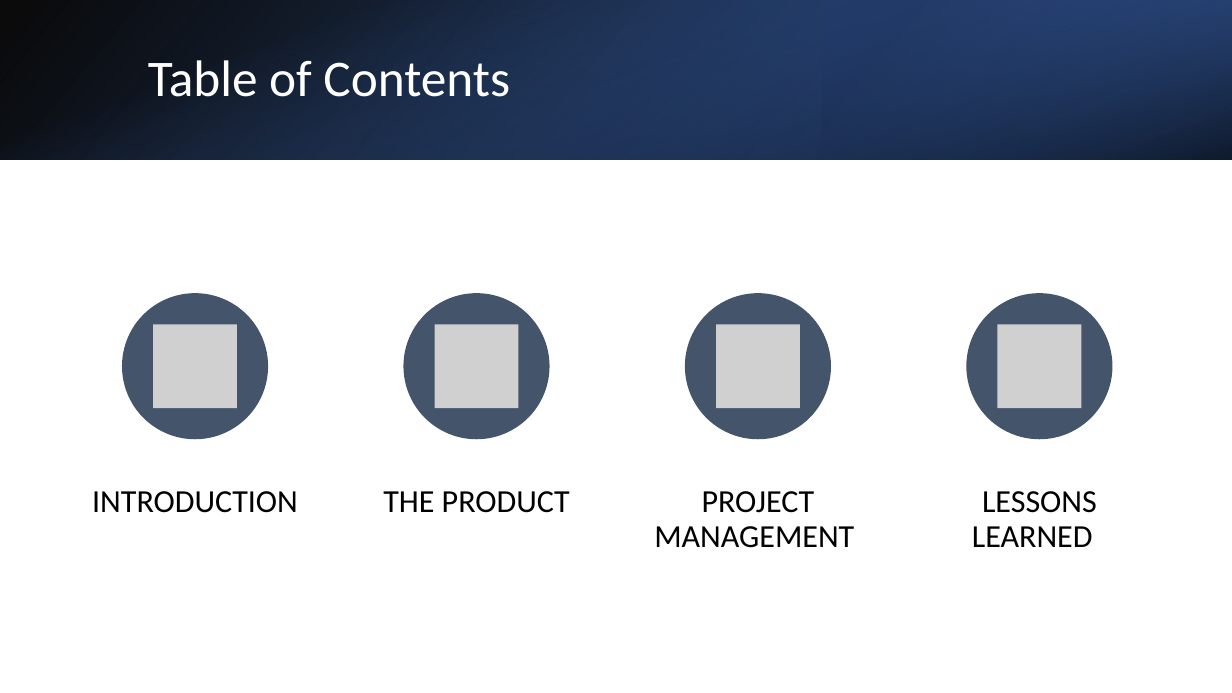
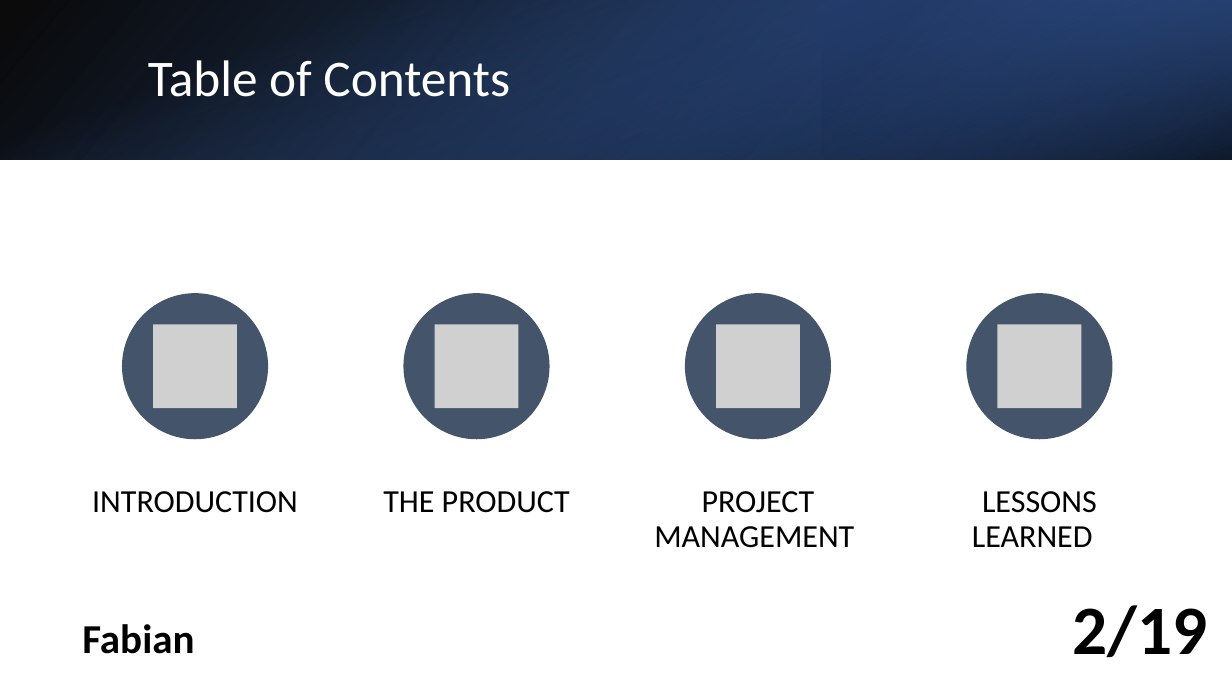
Before and after one commit to LuckyForce/ShareList, a slide deck: slide 2 of documents/T3-ShareList-Abschlusspräsentation_v1.0.pptx. Drawn at 1232x693 pixels with LibreOffice and Linux fonts; fonts in the diff are those of the drawing; grey boxes stand for pictures. Boxes give left, top, right and bottom in pixels: in the first picture for what was removed or moved away, otherwise in the second. Text is boxed around its words. In the diff, an @@ line names an element or a change of style, - is before the commit and + after.

```diff
--- a/documents/T3-ShareList-Abschlusspräsentation_v1.0.pptx
+++ b/documents/T3-ShareList-Abschlusspräsentation_v1.0.pptx
@@ text added at (x1=82, y1=624, x2=194, y2=654), 32 pt, text #000000, bold @@
+Fabian
@@ text added at (x1=1072, y1=605, x2=1207, y2=657), 54 pt, text #000000, bold @@
+2/19
```
Also in this commit, not shown: 15 other slides changed, 3 slides added, 1 other file.
